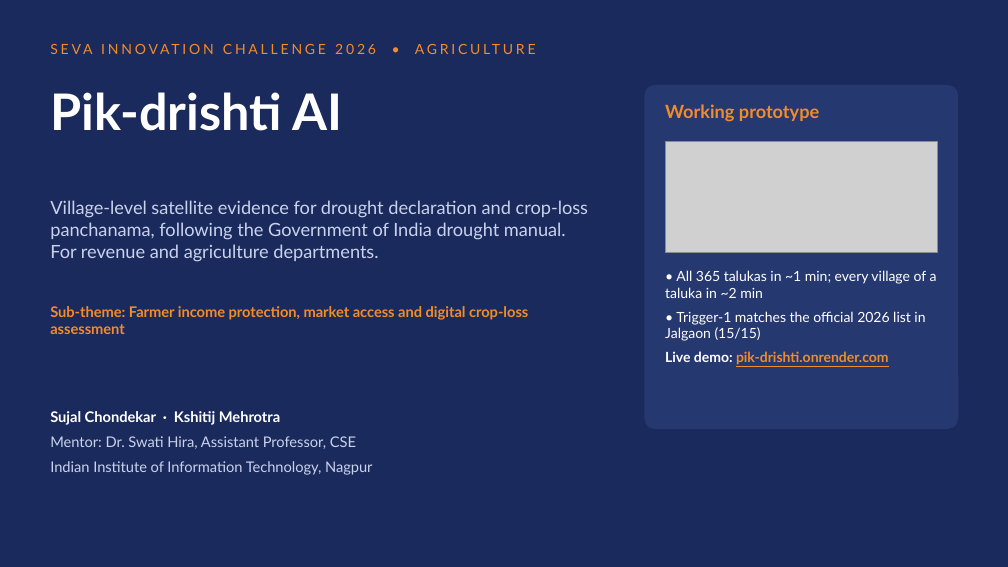
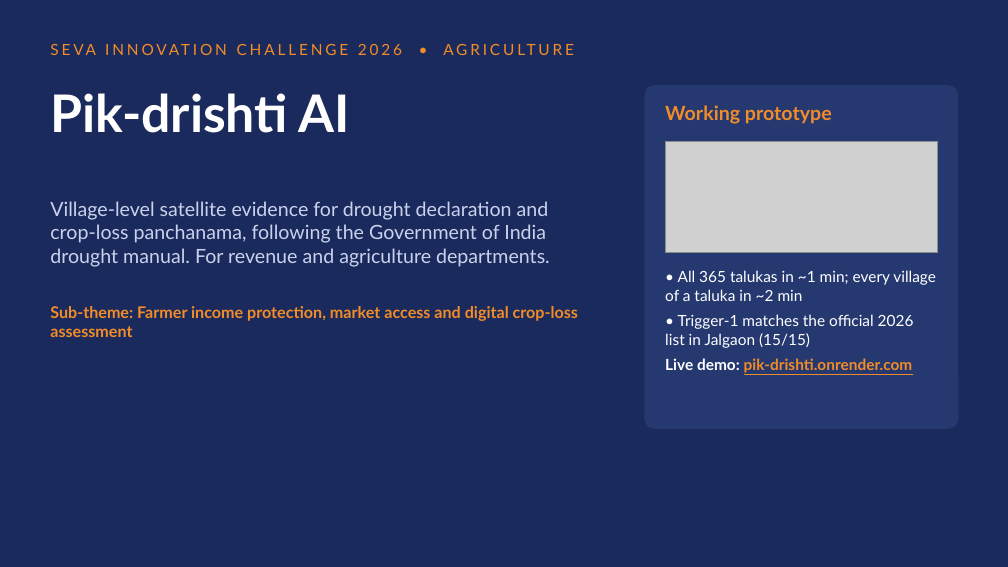
Before and after one commit to sujalappa/pik-drishti, a slide deck: slide 1 of presentation/Pik-drishti_AI_Seva_2026.pptx. Drawn at 1008x567 pixels with LibreOffice and Linux fonts; fonts in the diff are those of the drawing; grey boxes stand for pictures. Boxes give left, top, right and bottom in pixels: in the first picture for what was removed or moved away, otherwise in the second. Text is boxed around its words. In the diff, an @@ line names an element or a change of style, - is before the commit and + after.

```diff
--- a/presentation/Pik-drishti_AI_Seva_2026.pptx
+++ b/presentation/Pik-drishti_AI_Seva_2026.pptx
@@ text "SEVA INNOVATION CHALLENGE 2026 • ..." at [50,40,958,71]: size 10 to 11 pt @@
@@ text "Pik-drishti AI" at [50,93,350,133]: size 36 to 37 pt @@
@@ text "Working prototype" at [665,105,832,124]: size 13 to 14 pt @@
@@ text "Village-level satellite evidence for drought ..." at [50,201,550,267]: size 13 to 14 pt @@
@@ text "• All 365 talukas in ..." at [665,270,936,373]: size 10 to 11 pt @@
@@ text "Sub-theme: Farmer income protection, market ..." at [50,306,578,337]: size 10.5 to 11.5 pt @@
@@ text removed at [50,411,372,475] @@
-Sujal Chondekar · Kshitij Mehrotra
-Mentor: Dr. Swati Hira, Assistant Professor, CSE
-Indian Institute of Information Technology, Nagpur
```
Also in this commit, not shown: 5 other slides changed, 3 other files.
